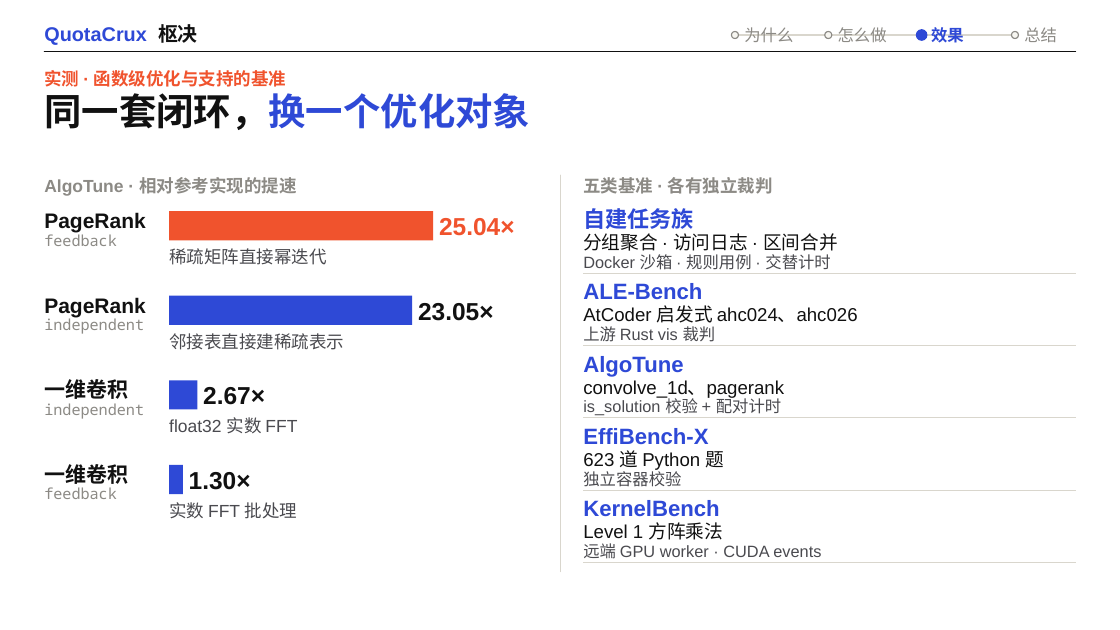
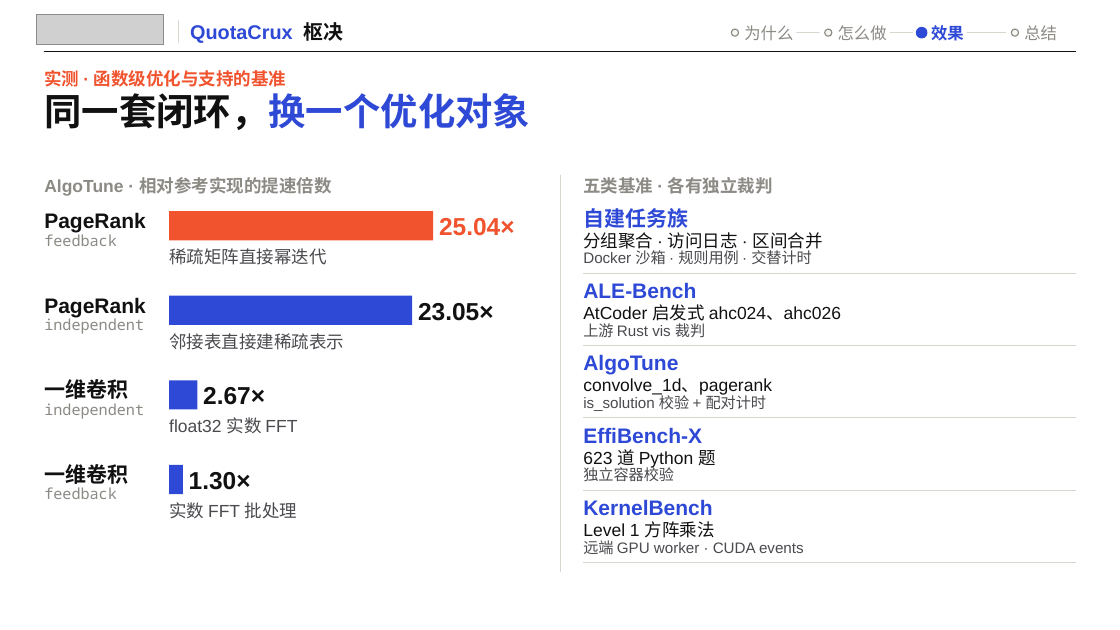
Before and after one commit to bohack-2026-hw/QuotaCrux, a slide deck: slide 19 of docs/presentation/QuotaCrux.pptx. Drawn at 1120x630 pixels with LibreOffice and Linux fonts; fonts in the diff are those of the drawing; grey boxes stand for pictures; background and template pictures are left out. Boxes give left, top, right and bottom in pixels: in the first picture for what was removed or moved away, otherwise in the second. Text is boxed around its words. In the diff, an @@ line names an element or a change of style, - is before the commit and + after.

Commit message:
deck: BoHack intro on the cover and lockup top-left on every slide; centred card text, units on every number, nav gaps, centred cross, no wraps

```diff
--- a/docs/presentation/QuotaCrux.pptx
+++ b/docs/presentation/QuotaCrux.pptx
@@ picture added at (x1=37, y1=14, x2=164, y2=45) @@
@@ line added from (178, 21) to (178, 42), #D9D6CD 1 pt @@
@@ text "QuotaCrux 枢决" moved from (x1=44, y1=24, x2=198, y2=45) to (x1=190, y1=22, x2=344, y2=43) @@
@@ line added from (797, 33) to (819, 33), #D9D6CD 1 pt @@
@@ line moved from (735, 35) - (1015, 35) to (891, 33) - (912, 33) @@
@@ line added from (967, 33) to (1006, 33), #D9D6CD 1 pt @@
@@ text at (x1=44, y1=177, x2=331, y2=196): text changed @@
-AlgoTune · 相对参考实现的提速
+AlgoTune · 相对参考实现的提速倍数
@@ size 19 to 18 pt in 5 elements at (x1=583, y1=354, x2=678, y2=375), (x1=583, y1=208, x2=688, y2=228), (x1=583, y1=282, x2=696, y2=298), (x1=583, y1=427, x2=702, y2=443), (x1=583, y1=499, x2=712, y2=515) @@
@@ size 16 to 15 pt in 5 elements at (x1=583, y1=232, x2=823, y2=252), (x1=583, y1=304, x2=841, y2=324), (x1=583, y1=378, x2=772, y2=396), (x1=583, y1=449, x2=715, y2=469), (x1=583, y1=521, x2=715, y2=541) @@
@@ size 14 to 13 pt in 5 elements at (x1=583, y1=320, x2=705, y2=337), (x1=583, y1=248, x2=812, y2=264), (x1=583, y1=393, x2=767, y2=411), (x1=583, y1=465, x2=674, y2=481), (x1=583, y1=540, x2=804, y2=554) @@
```
Also in this commit, not shown: 21 other slides changed, 6 other files.
